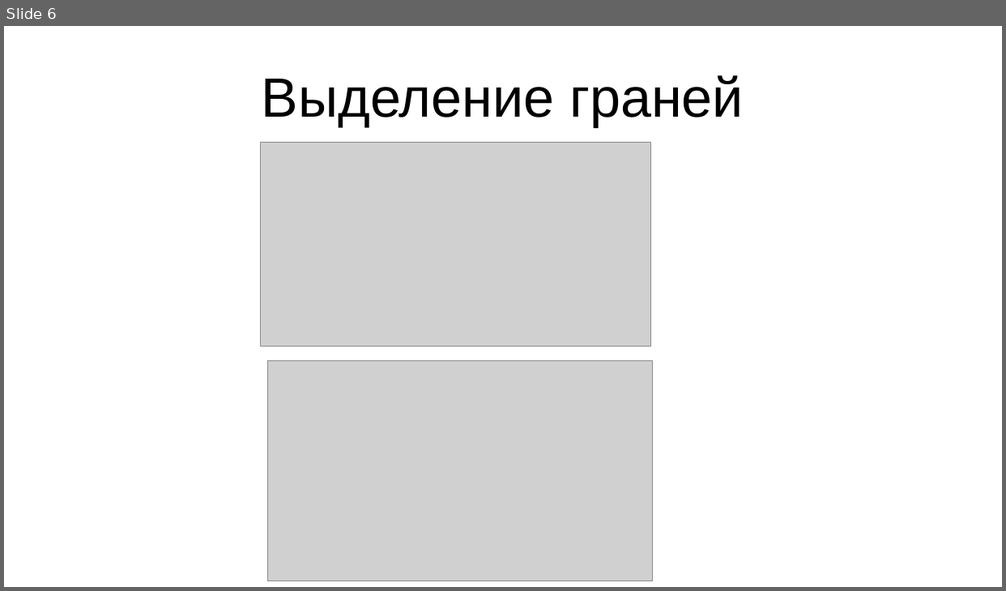
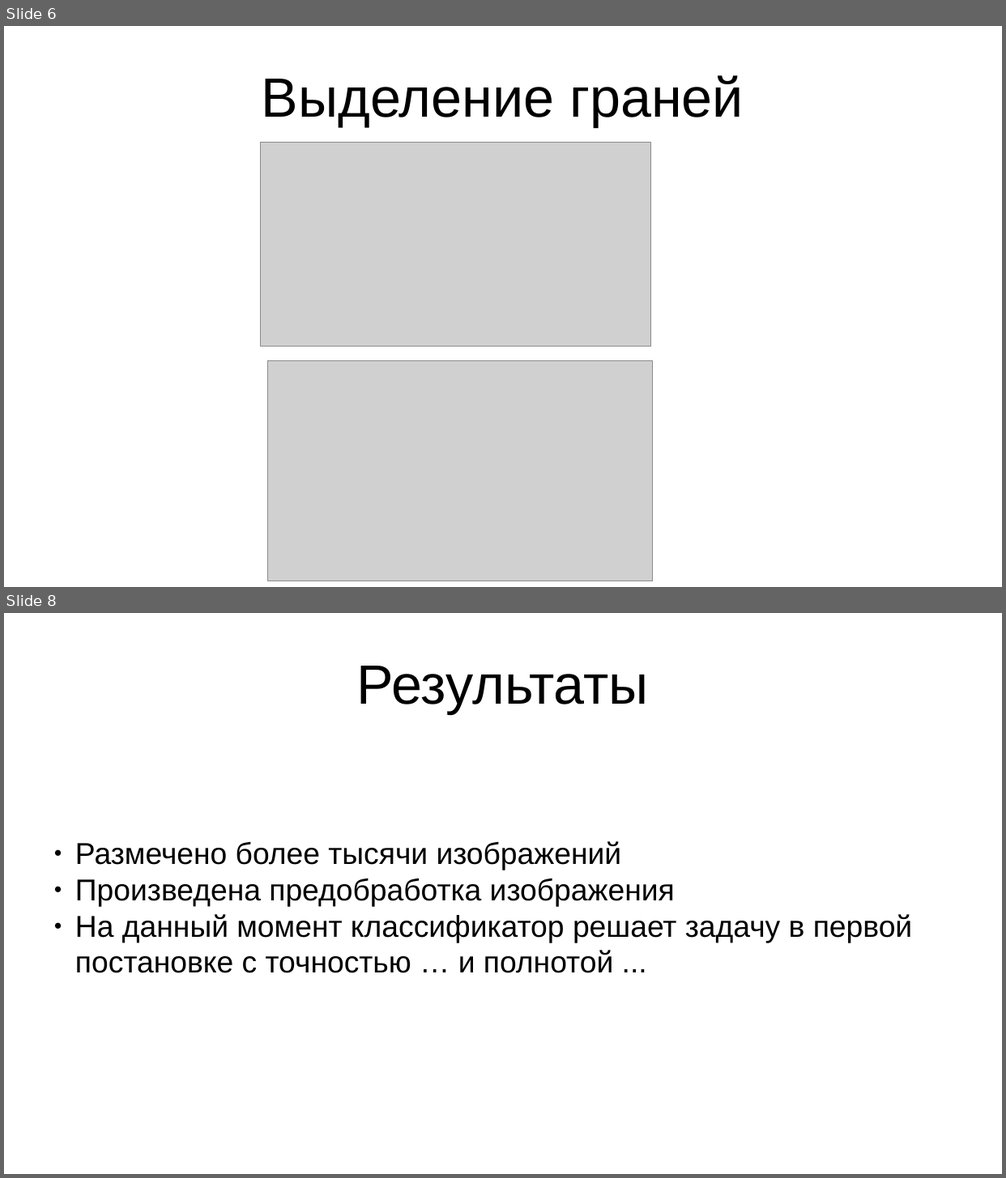
Before and after one commit to Apollon76/signature_detection, a slide deck: presentation.odp. Shown one above the other, each under a label of ours: slide 6 before the commit, slides 6 and 8 after it; the slides between them are not shown. The pictures are 1006x591 and 1006x1178 pixels, drawn with LibreOffice and Linux fonts; fonts in the diff are those of the drawing; grey boxes stand for pictures. Boxes give left, top, right and bottom in pixels: in the first picture for what was removed or moved away, otherwise in the second. Text is boxed around its words. In the diff, an @@ line names an element or a change of style, - is before the commit and + after.

```diff
--- a/presentation.odp
+++ b/presentation.odp
@@ slide 8 added at (4, 613, 1002, 1174), background #FFFFFF @@
@@ title added at (357, 666, 649, 714), 44 pt, text #000000 @@
+Результаты
@@ text added at (75, 841, 912, 973), 24 pt, text #000000 @@
+● Размечено более тысячи изображений
+● Произведена предобработка изображения
+● На данный момент классификатор решает задачу в первой постановке с точностью … и полнотой ...
```
Also in this commit, not shown: 1 other slide added.
